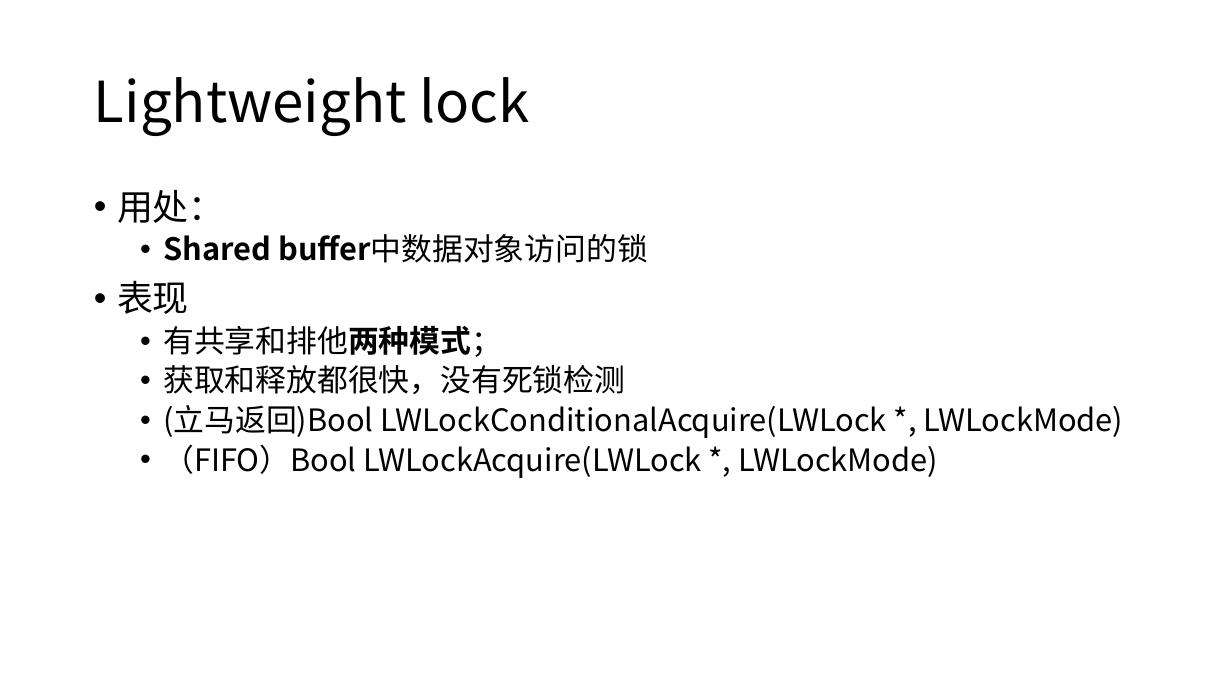
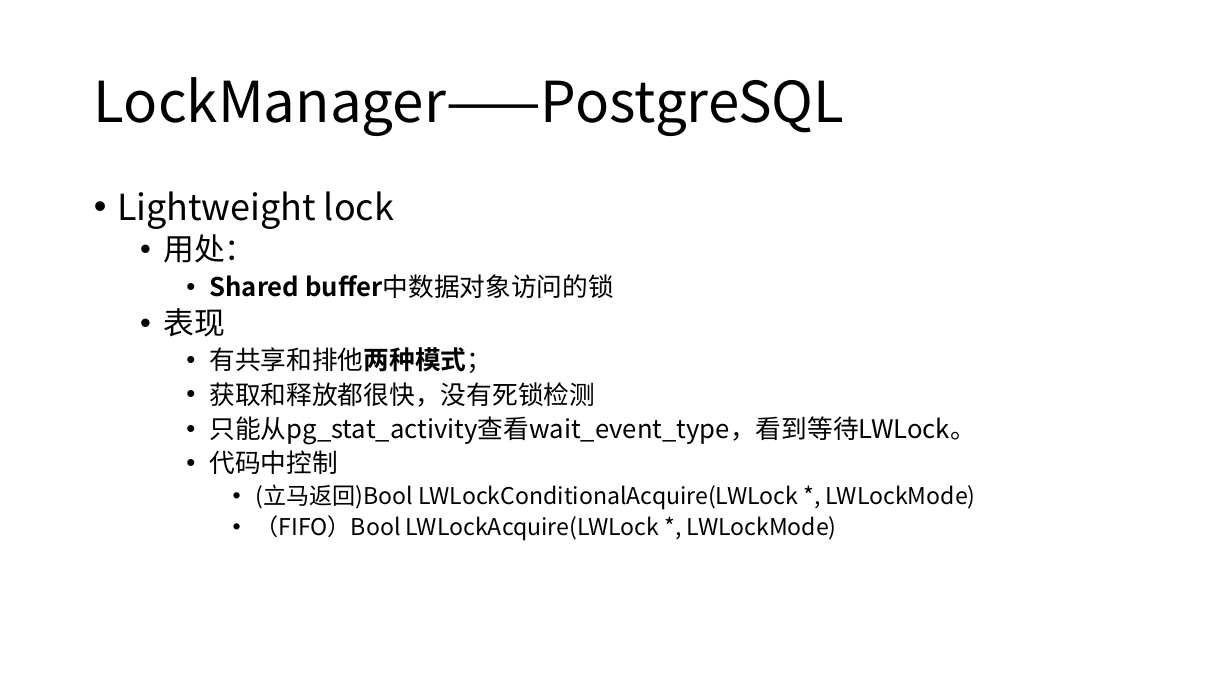
Before and after one commit to yummyliu/papers, a slide deck: slide 18 of 工作分享.pptx (slide 19 before the commit). Drawn at 1232x693 pixels with LibreOffice and Linux fonts; fonts in the diff are those of the drawing. Boxes give left, top, right and bottom in pixels: in the first picture for what was removed or moved away, otherwise in the second. Text is boxed around its words. In the diff, an @@ line names an element or a change of style, - is before the commit and + after.

```diff
--- a/工作分享.pptx
+++ b/工作分享.pptx
@@ title at (94, 77, 845, 136): text changed @@
-Lightweight lock
+LockManager——PostgreSQL
@@ text at (117, 191, 394, 229): paragraph added @@
+• Lightweight lock
@@ text at (163, 234, 976, 541): size 28 to 24 pt in "用处：", "表现"; size 24 to 20 pt in "Shared buffer中数据对象访问的锁", "有共享和排他两种模式；", "获取和释放都很快，没有死锁检测"; size 24 to 18 pt in "(立马返回)Bool LWLockConditionalAcquire(LWLock *, LWLockMode)", "（FIFO）Bool LWLockAcquire(LWLock *, LWLockMode)"; list level 1 to 2 in "用处："; list level 2 to 3 in "Shared buffer中数据对象访问的锁"; list level 1 to 2 in "表现"; list level 2 to 3 in "有共享和排他两种模式；"; list level 2 to 3 in "获取和释放都很快，没有死锁检测"; list level 2 to 4 in "(立马返回)Bool LWLockConditionalAcquire(LWLock *, LWLockMode)"; list level 2 to 4 in "（FIFO）Bool LWLockAcquire(LWLock *, LWLockMode)" @@
@@ text at (209, 416, 975, 474): paragraphs added @@
+    • 只能从pg_stat_activity查看wait_event_type，看到等待LWLock。
+    • 代码中控制
```
Also in this commit, not shown: 19 other slides changed, 7 slides added, 8 slides removed.
